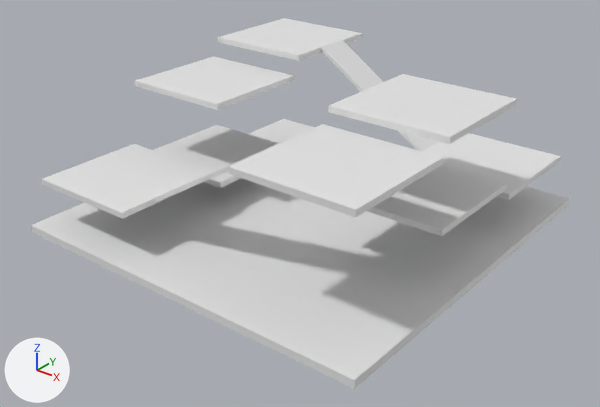
An edit to the Blender file Assets/Anson/Model/Level Prototype/Multilevel.blend, drawn before and after from the same camera.
Before and after are seen from a 50 mm camera at (119.9, -153.6, 97.7) aimed at (1.9, -6.1, 6.2). The lights are fixed; the arrows at lower left show +X, +Y and +Z.

Names of what the first picture shows: 'Bridge.002', 'CenterPlatForm.001', 'CenterPlatForm.002', 'CenterPlatForm.003', 'CenterPlatForm.004', 'CenterPlatForm.005', 'CenterPlatForm.006', 'CenterPlatForm.007', 'CenterPlatForm.008', 'Cube'.
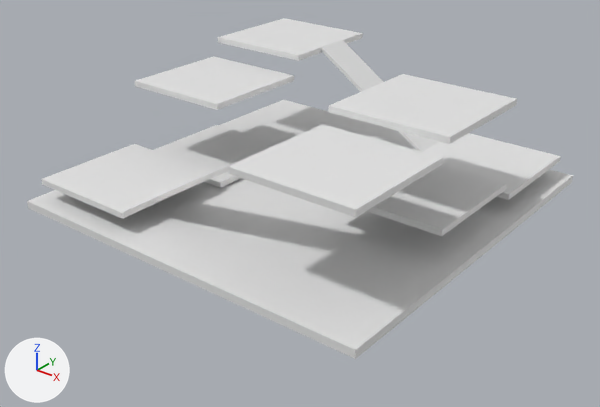
What differs and where, as boxes (x1, y1, x2, y2) in the pictures (600 x 407 px):
```json
{"object": "Cube", "change": "moved", "before": [31, 119, 569, 389], "after": [27, 100, 573, 359]}
```

Scene script edits in JSON lines:
```json
{"op": "set", "path": "ob_cube.location", "old": "(0.0, 0.0, 0.0)", "new": "(0.0, 0.0, 6.8)"}
```
